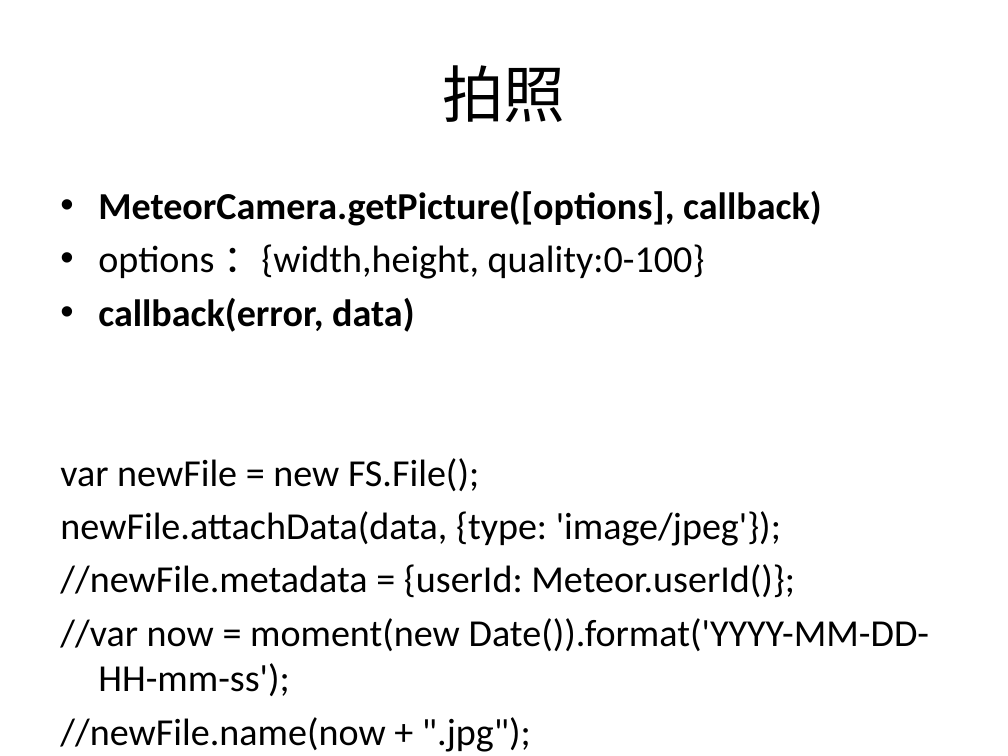
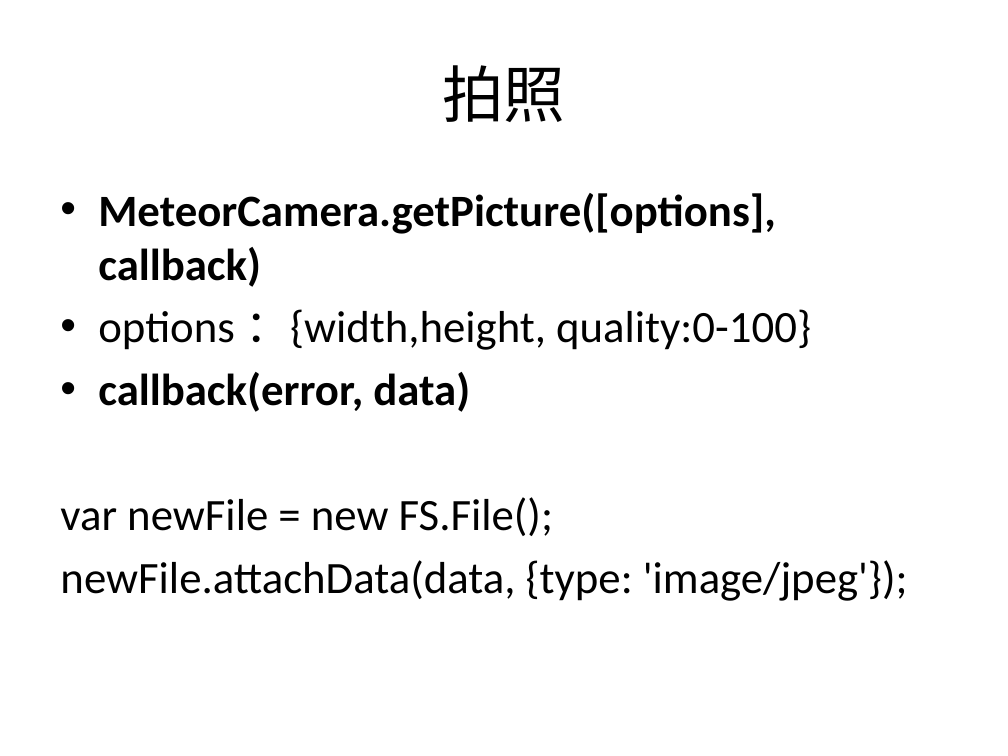
Before and after one commit to zhongboqing/maodoushare, a slide deck: slide 6 of 毛豆网分享.pptx. Drawn at 1008x756 pixels with LibreOffice and Linux fonts; fonts in the diff are those of the drawing. Boxes give left, top, right and bottom in pixels: in the first picture for what was removed or moved away, otherwise in the second. Text is boxed around its words. In the diff, an @@ line names an element or a change of style, - is before the commit and + after.

Commit message:
去掉无效代码

```diff
--- a/毛豆网分享.pptx
+++ b/毛豆网分享.pptx
@@ text "MeteorCamera.getPicture([options], callback)" at bbox=[60, 193, 908, 601]: size 27.2 to 32 pt @@
@@ text at bbox=[60, 564, 930, 696]: paragraphs removed @@
-//newFile.metadata = {userId: Meteor.userId()};
-//var now = moment(new Date()).format('YYYY-MM-DD-HH-mm-ss');
-//newFile.name(now + ".jpg");
```
